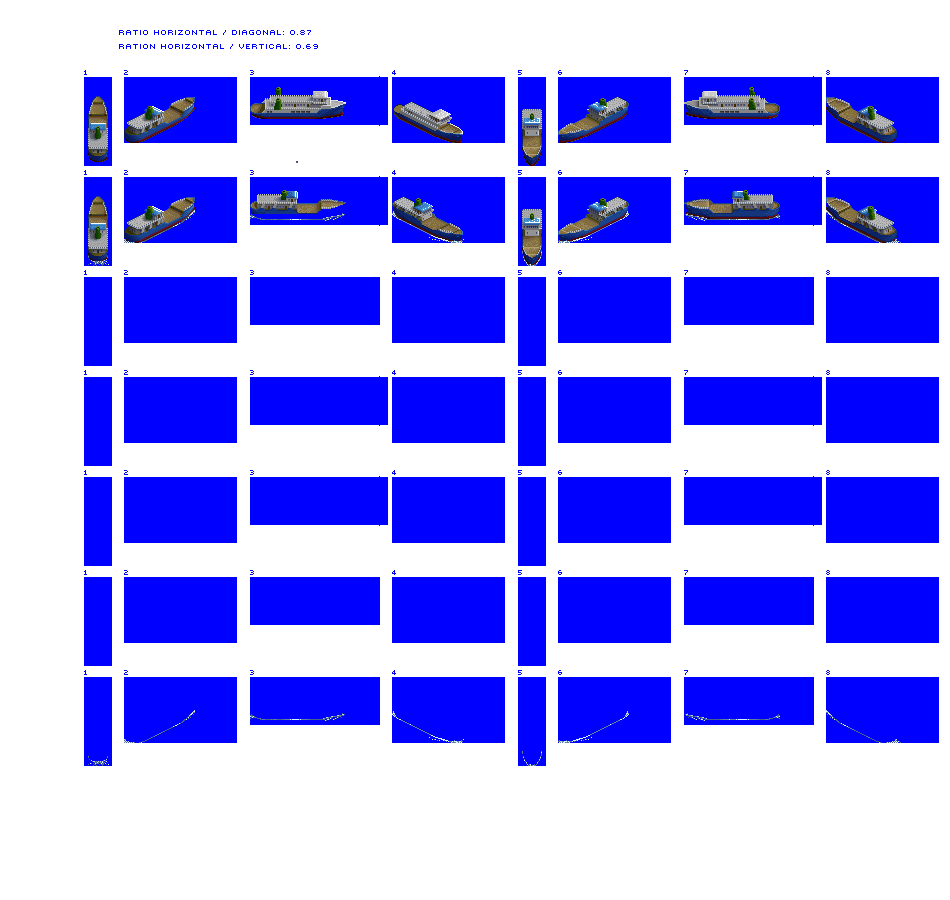
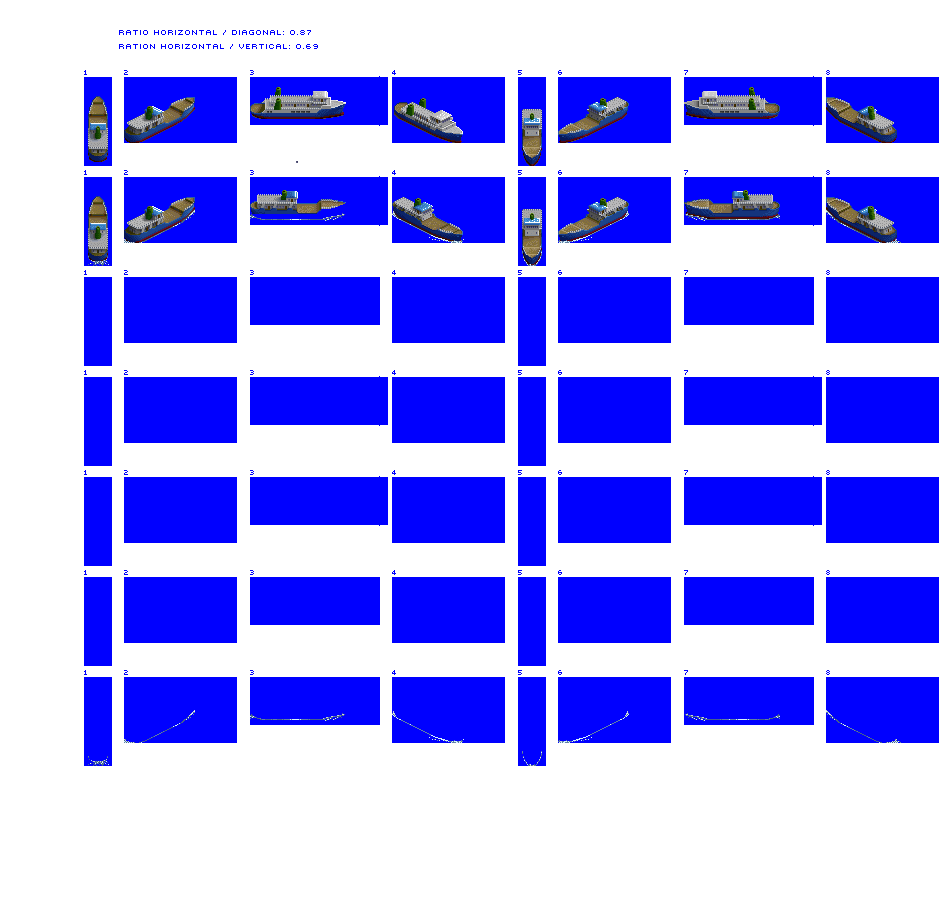
Layers edited between the first and the second 950px x 900px image:
renamed "Layer 1" to "Vehicle Ferry unloaded", painted on it over bbox(393, 98, 461, 133)
added layer "Layer 4 copy" above "funnel" over bbox(419, 98, 426, 110)
